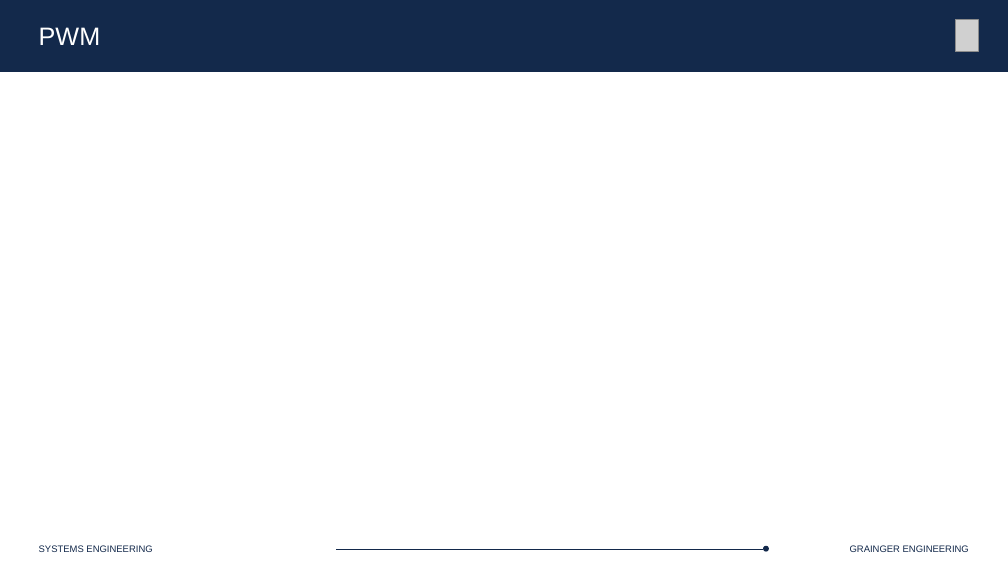
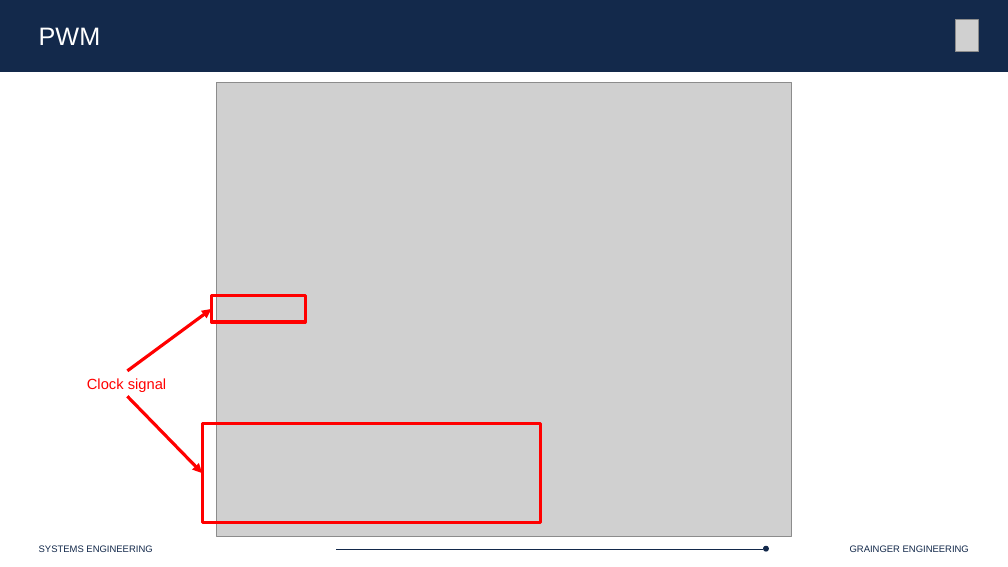
Before and after one commit to Marius-Juston/SE-423---Class-Material, a slide deck: slide 55 of Lectures/Slides/L6.pptx. Drawn at 1008x567 pixels with LibreOffice and Linux fonts; fonts in the diff are those of the drawing; grey boxes stand for pictures. Boxes give left, top, right and bottom in pixels: in the first picture for what was removed or moved away, otherwise in the second. Text is boxed around its words. In the diff, an @@ line names an element or a change of style, - is before the commit and + after.

```diff
--- a/Lectures/Slides/L6.pptx
+++ b/Lectures/Slides/L6.pptx
@@ picture added at box(216, 82, 792, 537) @@
@@ group added at box(87, 296, 540, 523): 2 rectangles, 2 arrows, 1 text @@
+Clock signal
```
Also in this commit, not shown: 6 slides added, 11 slides removed.
